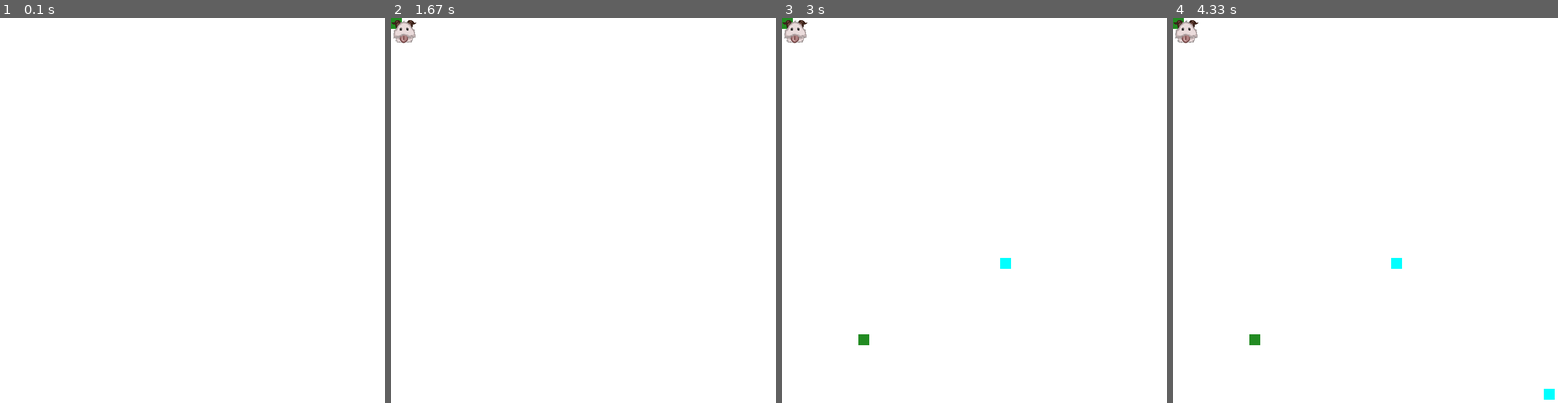
Above: before the commit, frames 1-4 (left to right).
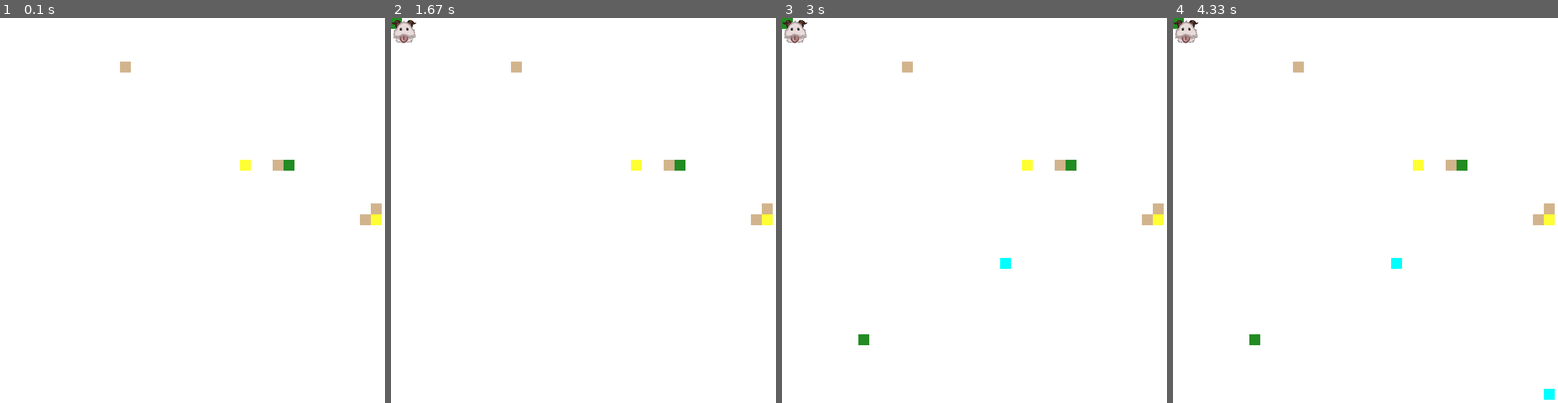
Above: after the commit, the same moments.

Repository: tear727/PygameMapEditor
Game: pygame game, started from oopseditor.py
Same seed, same stepped clock (60 frames per second), same inputs: the game is played once before the commit and once after it. The source is Python 2; it was converted automatically to run under Python 3.
Inputs (mouse positions are in pixels of both pictures, inside the frame that each line leads up to):
- Up to frame 1 (0.1 s): no input
- Up to frame 2 (1.67 s): hold D 0.33-0.8 s; hold D 0.83-1.3 s; move the mouse to (595, 256) at 0.87 s; hold A from 1.33 s (still down); move the mouse to (610, 264) at 1.37 s
- Up to frame 3 (3 s): release A at 1.87 s; hold S 1.9-2.37 s; move the mouse to (1043, 333) at 1.93 s; hold A 2.4-2.87 s; move the mouse to (862, 337) at 2.43 s; hold D from 2.9 s (still down); move the mouse to (1159, 391) at 2.93 s
- Up to frame 4 (4.33 s): release D at 3.53 s; hold S 3.57-4.03 s; move the mouse to (1276, 75) at 3.6 s; hold A from 4.07 s (still down); move the mouse to (1288, 148) at 4.1 s

The runs differ from the first frame. In frame 1, 0.6% of the frame differs, in the area x 31-100%, y 11-54%; in frame 2, 0.6%; in frame 3, 0.6%; in frame 4, 0.6%.

Commit message:
rudimentary save states

Diff:
--- a/oopseditor.py
+++ b/oopseditor.py
@@ -1,4 +1,5 @@
 import pygame
+import pickle
 
 DISPLAY_WIDTH = 800
 DISPLAY_HEIGHT = 600
@@ -52,6 +53,11 @@
 
 graph = Graph(rows=60, columns=80)
 graph.make_graph()
+
+
+with open("savegame", "rb") as f:
+    graph = pickle.load(f)
+
 
 while not game_exit:
     for row in range(graph.rows):
@@ -115,5 +121,9 @@
 
     clock.tick(60)
     pygame.display.flip()
+
+with open("savegame", "wb") as f:
+    pickle.dump(graph, f)
+
 print graph.grid
 pygame.quit()
Not shown, added: savegame
